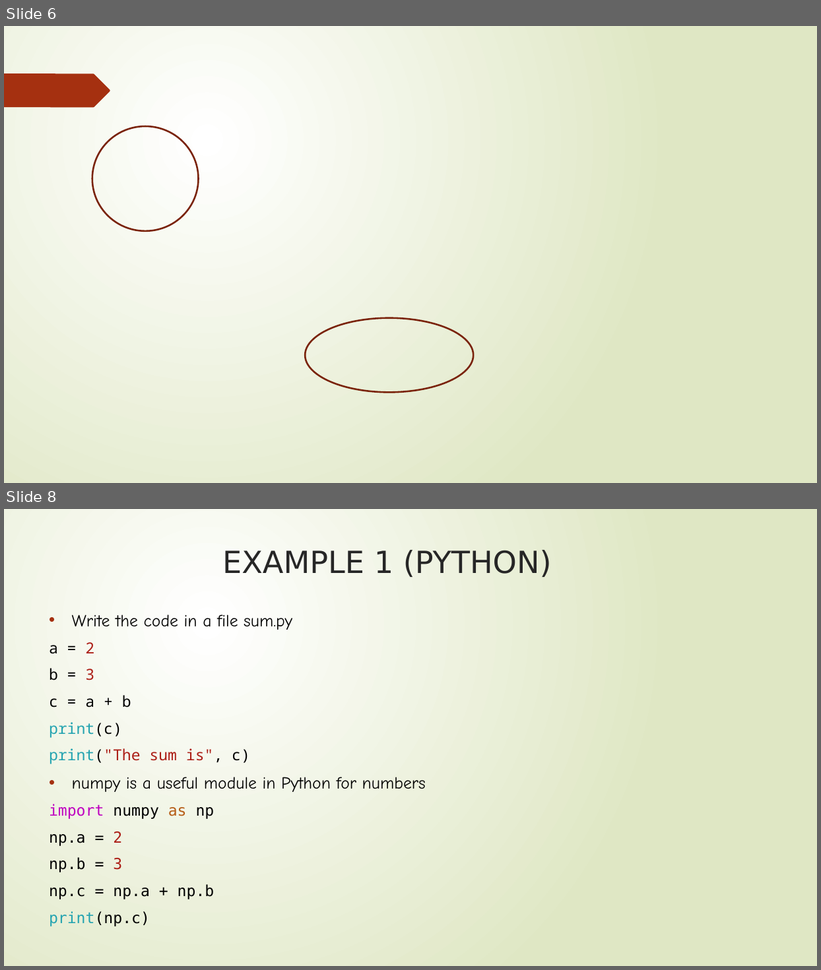
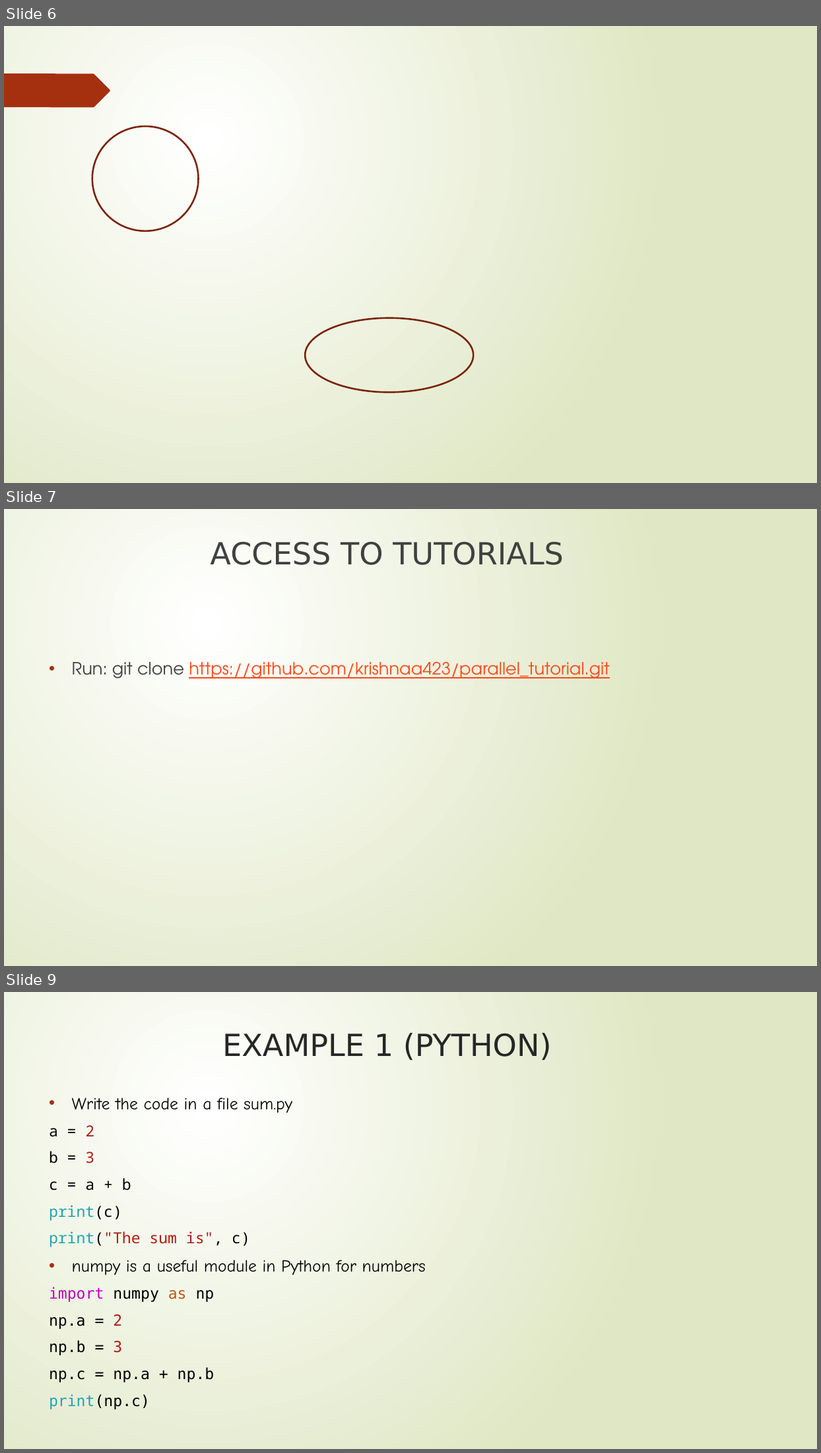
Before and after one commit to krishnaa423/parallel_tutorial, a slide deck: Day2_Lecture_Intro to Parallel Computing.pptx. Shown one above the other, each under a label of ours: slides 6 and 8 before the commit, slides 6, 7 and 9 after it; the slides between them are not shown. The pictures are 821x970 and 821x1453 pixels, drawn with LibreOffice and Linux fonts; fonts in the diff are those of the drawing; background and template pictures are left out. Boxes give left, top, right and bottom in pixels: in the first picture for what was removed or moved away, otherwise in the second. Text is boxed around its words. In the diff, an @@ line names an element or a change of style, - is before the commit and + after.

Commit message:
Updated slides with git clone repo

```diff
--- a/Day2_Lecture_Intro to Parallel Computing.pptx
+++ b/Day2_Lecture_Intro to Parallel Computing.pptx
@@ slide 7 added at [4, 509, 817, 966], background gradient #FFFFFF to #DFE8C4 @@
@@ title added at [210, 541, 564, 565], 36 pt, text #404040 @@
+ACCESS TO TUTORIALS
@@ text added at [72, 661, 610, 679], 20 pt, text #FB4A18, underline @@
+• Run: git clone https://github.com/krishnaa423/parallel_tutorial.git
@@ what was slide 8 is now slide 9 @@
```
Also in this commit, not shown: 1 slide changed.
